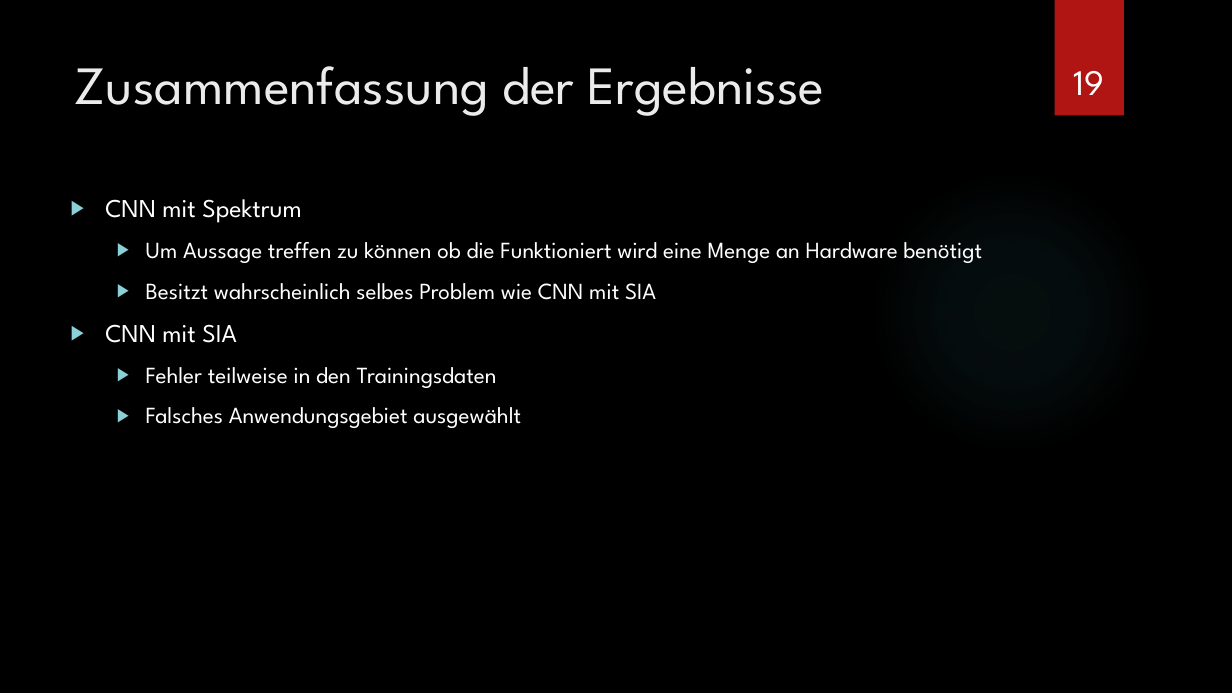
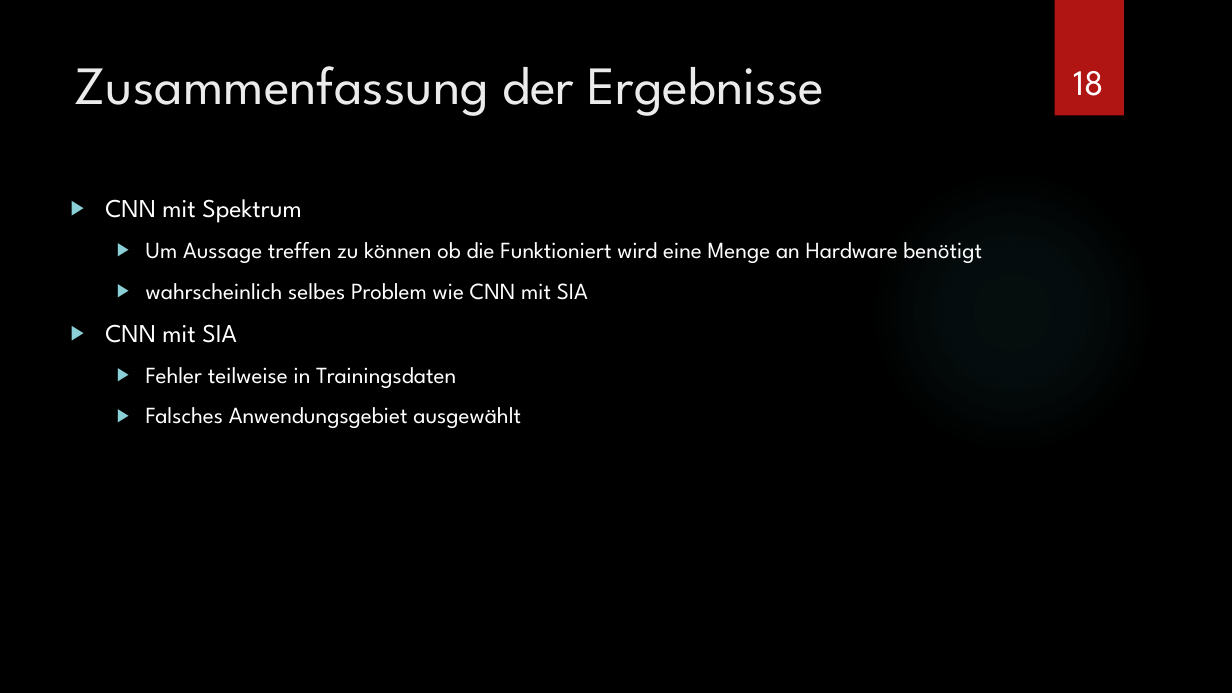
Before and after one commit to Hozeeben/Masterarbeit, a slide deck: slide 18 of Unterlagen/Masterseminar.pptx (slide 19 before the commit). Drawn at 1232x693 pixels with LibreOffice and Linux fonts; fonts in the diff are those of the drawing; background and template pictures are left out. Boxes give left, top, right and bottom in pixels: in the first picture for what was removed or moved away, otherwise in the second. Text is boxed around its words. In the diff, an @@ line names an element or a change of style, - is before the commit and + after.

```diff
--- a/Unterlagen/Masterseminar.pptx
+++ b/Unterlagen/Masterseminar.pptx
@@ page number at (x1=1073, y1=71, x2=1103, y2=96): text changed @@
-19
+18
@@ text at (x1=146, y1=283, x2=588, y2=300): text changed @@
-  ▶ Besitzt wahrscheinlich selbes Problem wie CNN mit SIA
+  ▶ wahrscheinlich selbes Problem wie CNN mit SIA
@@ text at (x1=146, y1=367, x2=456, y2=388): text changed @@
-  ▶ Fehler teilweise in den Trainingsdaten
+  ▶ Fehler teilweise in Trainingsdaten
```
Also in this commit, not shown: 13 other slides changed, 1 slide removed.
